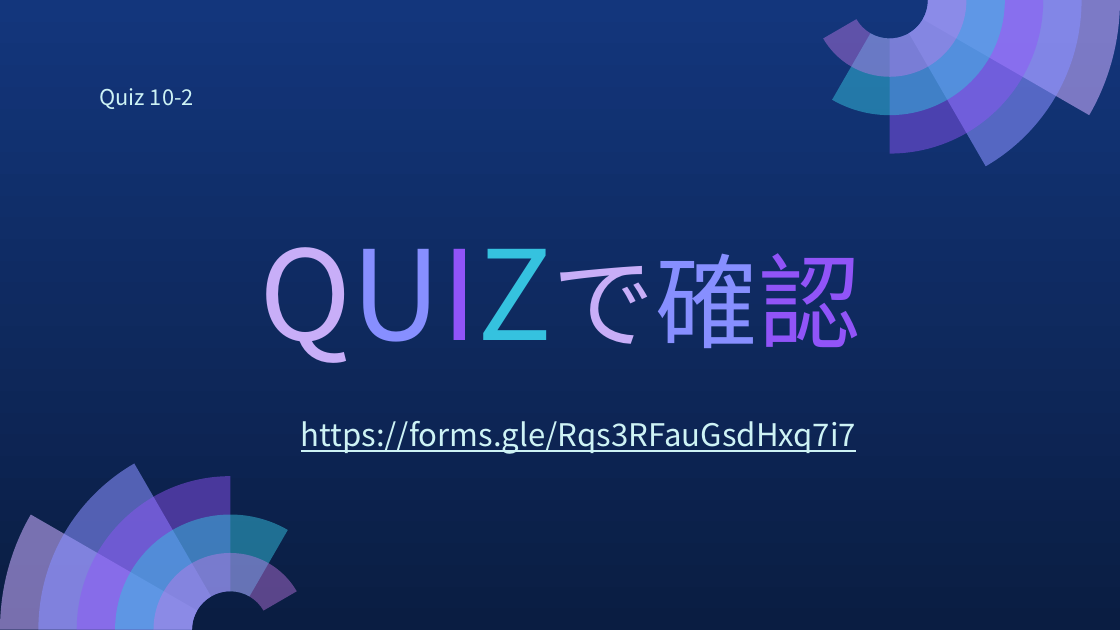
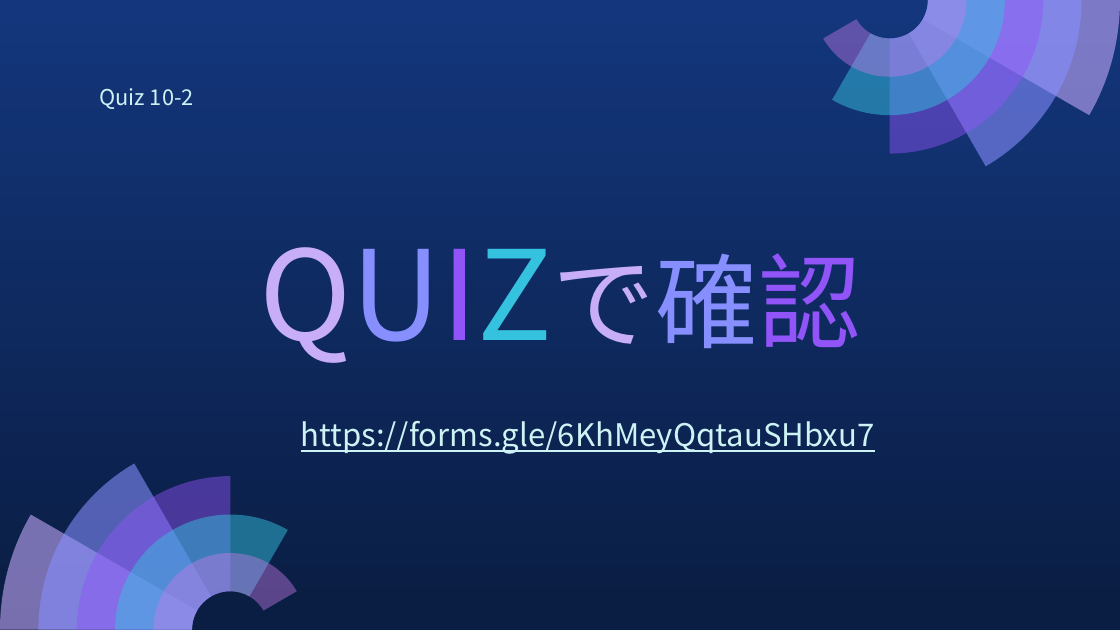
Before and after one commit to MarikoTagawa/kosen-mongolia-materials, a slide deck: slide 16 of system-analysis-design/slides/10-System Analysis and Design Course 2023 2nd Semester.pptx. Drawn at 1120x630 pixels with LibreOffice and Linux fonts; fonts in the diff are those of the drawing. Boxes give left, top, right and bottom in pixels: in the first picture for what was removed or moved away, otherwise in the second. Text is boxed around its words. In the diff, an @@ line names an element or a change of style, - is before the commit and + after.

```diff
--- a/system-analysis-design/slides/10-System Analysis and Design Course 2023 2nd Semester.pptx
+++ b/system-analysis-design/slides/10-System Analysis and Design Course 2023 2nd Semester.pptx
@@ text at (301,421,875,454): text changed @@
-https://forms.gle/Rqs3RFauGsdHxq7i7
+https://forms.gle/6KhMeyQqtauSHbxu7
```
Also in this commit, not shown: 3 other slides changed, 12 other files.
